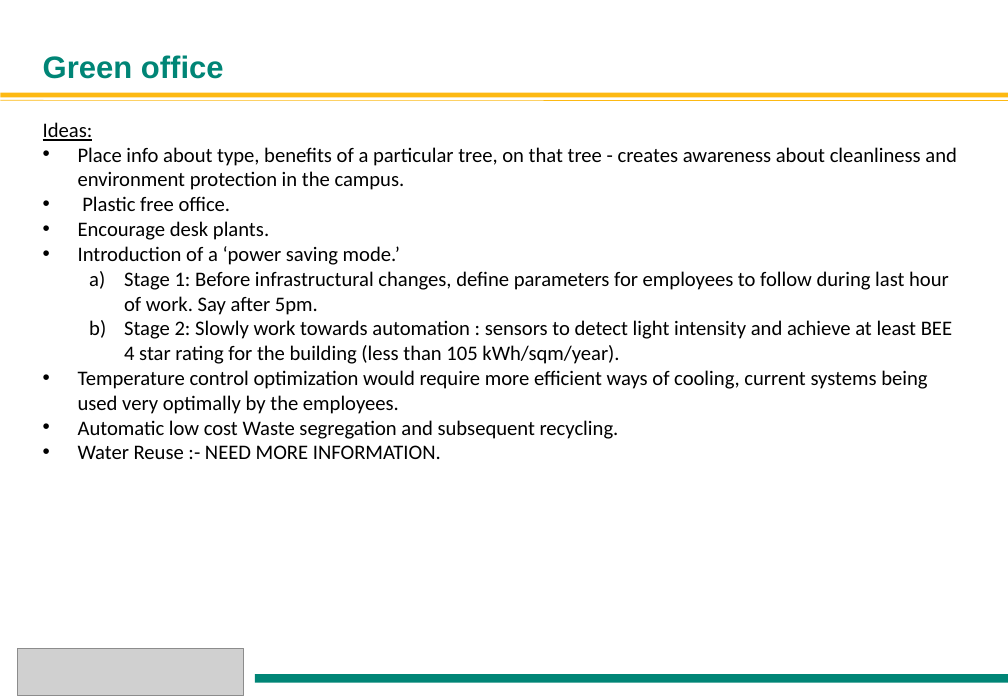
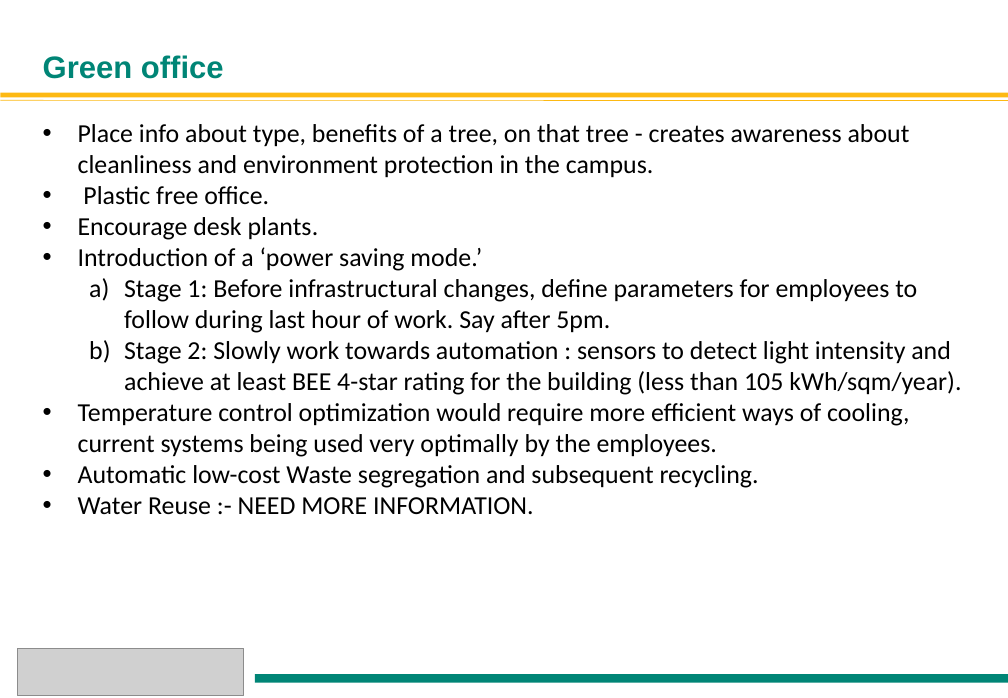
Before and after one commit to Anuragkedia/Anuragkedia.github.io, a slide deck: slide 15 of Smart office2.ppt (slide 14 before the commit). Drawn at 1008x698 pixels with LibreOffice and Linux fonts; fonts in the diff are those of the drawing; grey boxes stand for pictures. Boxes give left, top, right and bottom in pixels: in the first picture for what was removed or moved away, otherwise in the second. Text is boxed around its words. In the diff, an @@ line names an element or a change of style, - is before the commit and + after.

```diff
--- a/Smart office2.ppt
+++ b/Smart office2.ppt
@@ text at <box>78,124,910,178</box>: text changed; size 16 to 20 pt @@
-Ideas:
-• Place info about type, benefits of a particular tree, on that tree - creates awareness about cleanliness and environment protection in the campus.
+• Place info about type, benefits of a tree, on that tree - creates awareness about cleanliness and environment protection in the campus.
@@ text at <box>78,186,917,514</box>: size 16 to 20 pt in "Plastic free office.", "Encourage desk plants.", "Introduction of a ‘power saving mode.’", "Stage 1: Before infrastructural changes, define parameters ..." and 2 more places @@
@@ text at <box>124,341,961,395</box>: text changed; size 16 to 20 pt @@
-  b) Stage 2: Slowly work towards automation : sensors to detect light intensity and achieve at least BEE 4 star rating for the building (less than 105 kWh/sqm/year).
+  b) Stage 2: Slowly work towards automation : sensors to detect light intensity and achieve at least BEE 4-star rating for the building (less than 105 kWh/sqm/year).
@@ text at <box>78,465,759,488</box>: text changed; size 16 to 20 pt @@
-• Automatic low cost Waste segregation and subsequent recycling.
+• Automatic low-cost Waste segregation and subsequent recycling.
```
Also in this commit, not shown: 6 other slides changed, 9 slides added, 6 slides removed.
